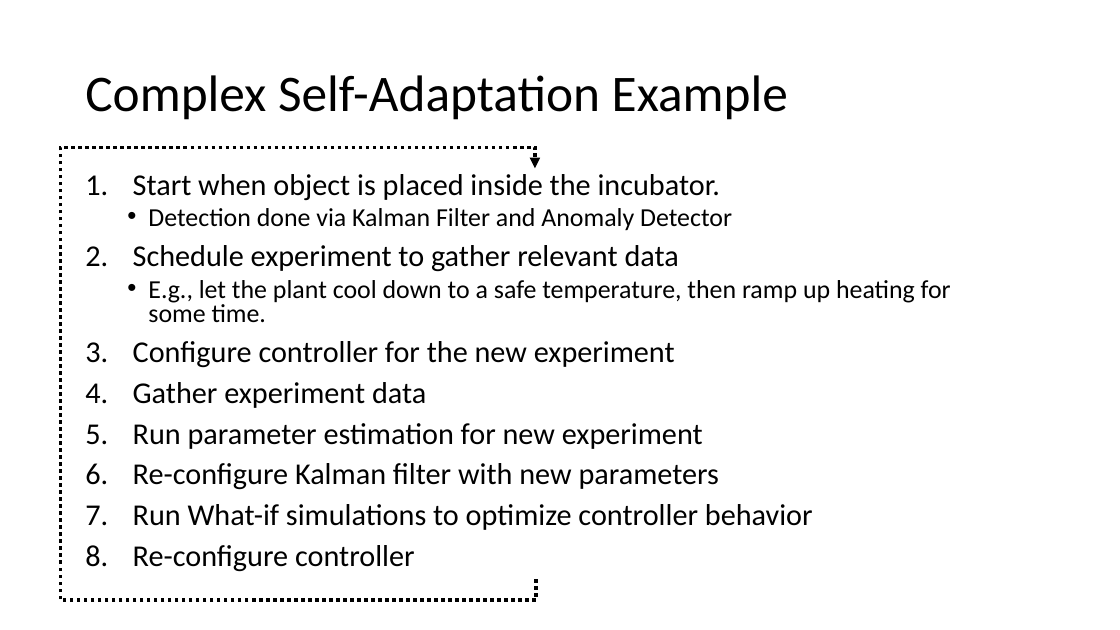
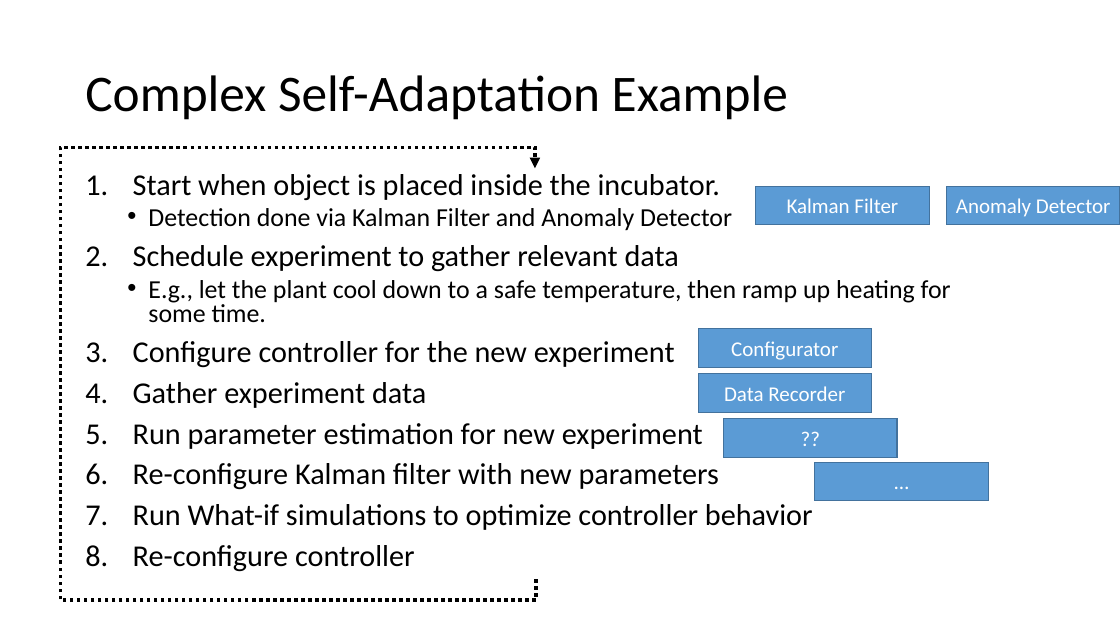
Before and after one commit to INTO-CPS-Association/example_digital-twin_incubator, a slide deck: slide 21 of notes/presentations/DigitLunch_17_December.pptx. Drawn at 1120x630 pixels with LibreOffice and Linux fonts; fonts in the diff are those of the drawing. Boxes give left, top, right and bottom in pixels: in the first picture for what was removed or moved away, otherwise in the second. Text is boxed around its words. In the diff, an @@ line names an element or a change of style, - is before the commit and + after.

```diff
--- a/notes/presentations/DigitLunch_17_December.pptx
+++ b/notes/presentations/DigitLunch_17_December.pptx
@@ rectangle added at (756,187,929,225), fill #5B9BD5, outline #43739E 1 pt, 18 pt, text #FFFFFF @@
+Kalman Filter
@@ rectangle added at (947,187,1120,225), fill #5B9BD5, outline #43739E 1 pt, 18 pt, text #FFFFFF @@
+Anomaly Detector
@@ rectangle added at (698,329,871,368), fill #5B9BD5, outline #43739E 1 pt, 18 pt, text #FFFFFF @@
+Configurator
@@ rectangle added at (698,374,871,413), fill #5B9BD5, outline #43739E 1 pt, 18 pt, text #FFFFFF @@
+Data Recorder
@@ rectangle added at (724,418,897,457), fill #5B9BD5, outline #43739E 1 pt, 18 pt, text #FFFFFF @@
+??
@@ rectangle added at (815,462,988,501), fill #5B9BD5, outline #43739E 1 pt, 18 pt, text #FFFFFF @@
+…
```
Also in this commit, not shown: 6 other slides changed, 1 other file.
